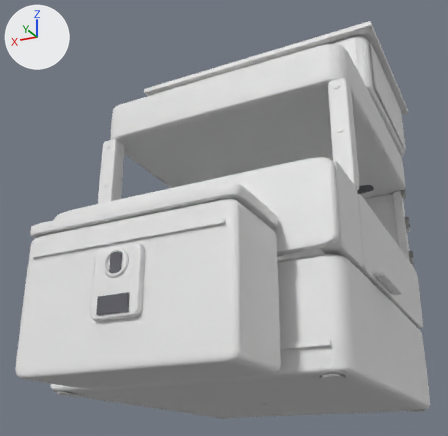
An edit to the FBX model Assets/_Project/Art/Models/pusher_shell.fbx, drawn before and after from the same camera.
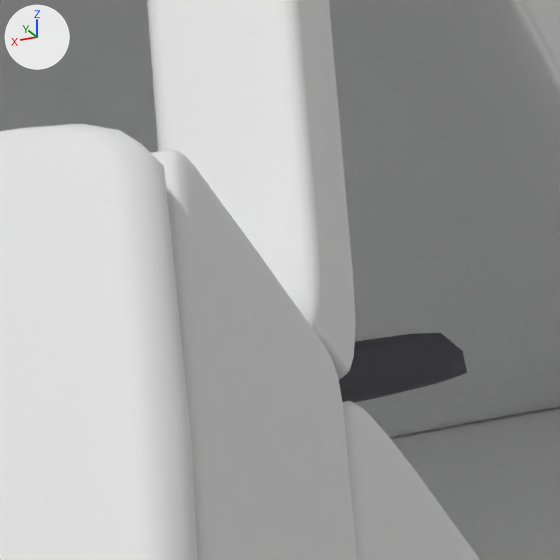
Each version is shown whole from a camera (50 mm lens) standing at (-1.38, 3.22, -0.33) and looking at (0.12, 0.22, 1.02), then close up on the part from 70% to 86% of the width and 32% to 49% of the height. The lights are fixed; the arrows at upper left show +X, +Y and +Z. The older version's two pictures come first. Where no turn or scale is listed for an object, it has been applied to the vertices. Vertices at exactly the same position are counted once.

The older version as bpy lines, for what is in view:
```python
me_pusher_shell = bpy.data.meshes.new('pusher_shell')
me_pusher_shell.from_pydata(...)  # 5562 vertices, 10290 faces; spans x -0.81..0.81, y -1.01..1.39, z 0.0..2.17
me_pusher_shell.materials.append(mat_paint)  # white #e7e7e7
me_pusher_shell.materials.append(mat_neonpink)  # white #e7e7e7
me_pusher_shell.materials.append(mat_metal)  # white #e7e7e7
me_pusher_shell.materials.append(mat_rubber)  # white #e7e7e7
me_pusher_shell.materials.append(mat_neonyellow)  # white #e7e7e7
me_pusher_shell.materials.append(mat_signpusher)  # white #e7e7e7
me_pusher_shell.materials.append(mat_decalpusher)  # white #e7e7e7
me_pusher_shell.materials.append(mat_neoncyan)  # white #e7e7e7
me_pusher_shell.materials.append(mat_dark)  # dark grey #595961
ob_pusher_shell = bpy.data.objects.new('pusher_shell', me_pusher_shell)
ob_pusher_shell.location = (0.0, 0.0, 0.0)
```
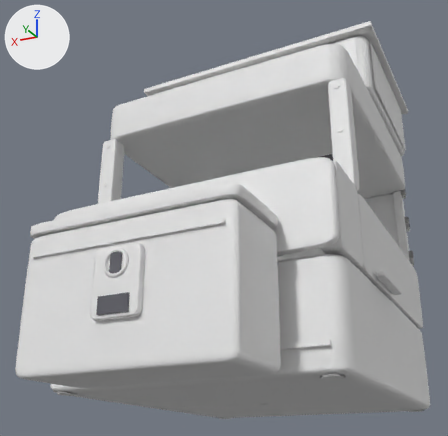
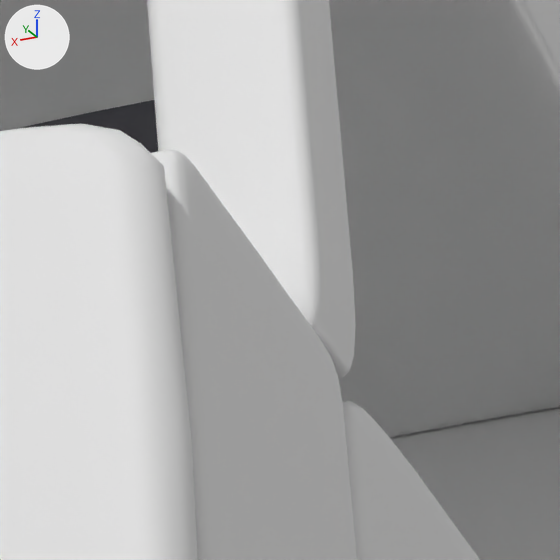
Changed parts and their boxes [x1, y1, x2, y2] in the close-ups (560 x 560 px; the box of a moved part takes in the faces that stretch with it):
part 1 of me_pusher_shell, moved or reshaped
    before: [339, 333, 467, 403]
    after: [16, 100, 158, 153]

The change in detail:
me_pusher_shell has 5562 vertices, 10290 faces and spans x -0.81..0.81, y -1.01..1.39, z 0.0..2.17.
me_pusher_shell is used by ob_pusher_shell; location (0.0, 0.0, 0.0).
me_pusher_shell part 1: the loose piece of 224 vertices spanning x -0.55..0.55, y -0.85..-0.71, z 1.49..1.52 is moved by (0.0, 0.54, 0.0).
